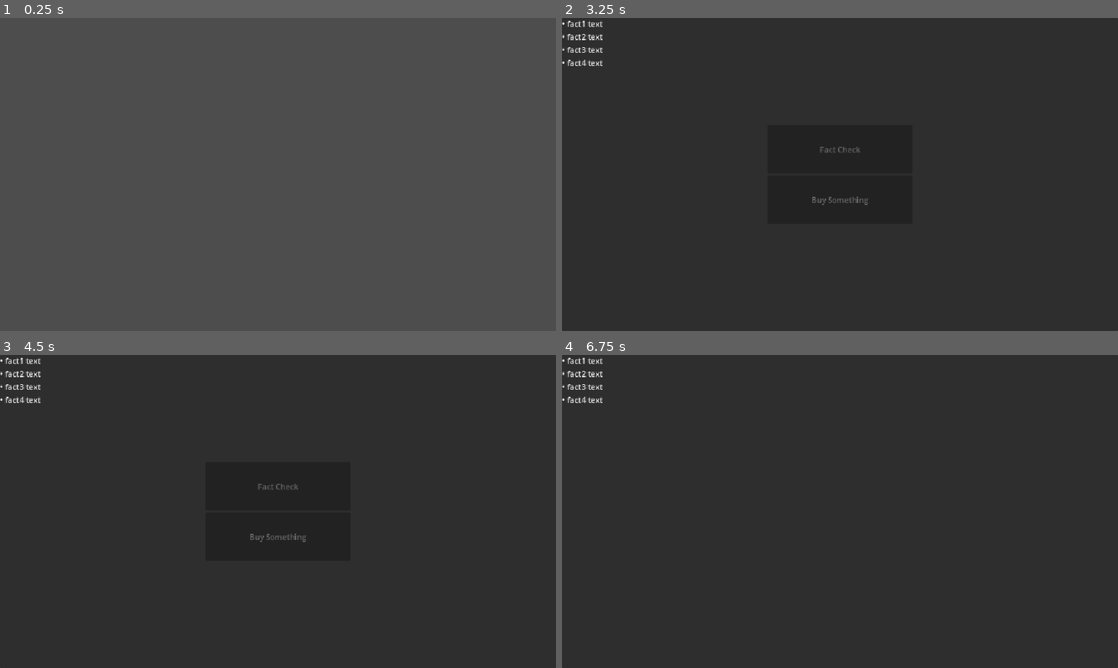
Above: before the commit, frames 1-4 (two rows, left to right).
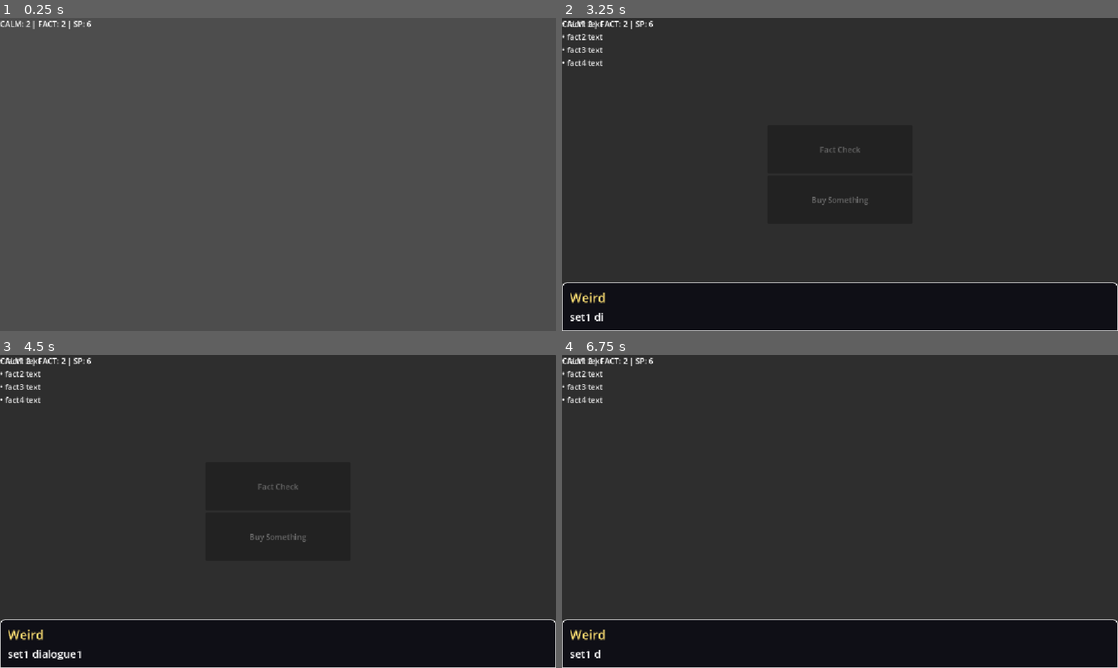
Above: after the commit, the same moments.

Repository: Blulow/octavuss_office
Game: Godot game, scene res://scenes/game.tscn
Same seed, same stepped clock (60 frames per second), same inputs: the game is played once before the commit and once after it. This scene is started directly instead of the project's main scene.
Inputs (mouse positions are in pixels of both pictures, inside the frame that each line leads up to):
- Up to frame 1 (0.25 s): no input
- Up to frame 2 (3.25 s): tap Enter (ui_accept) at 0.5, 0.77, 1.25 s; move the mouse to (962, 158) at 0.52 s; hold E (interact) 0.53-1.25 s; click (962, 158) at 0.67 s; drag from (728, 190) to (812, 237) at 1.27 s; click "Fact Check" at 2 s; click "Buy Something" at 2.75 s
- Up to frame 3 (4.5 s): click "Fact Check" at 3.5 s; click "Buy Something" at 4.25 s
- Up to frame 4 (6.75 s): click "Fact Check" at 5 s; click "Buy Something" at 5.75 s; tap Enter (ui_accept) at 6.5 s; move the mouse to (895, 442) at 6.52 s; hold E (interact) from 6.53 s (still down); click (895, 442) at 6.67 s

The runs differ from the first frame. In frame 1, 0.2% of the frame differs, in the area x 0-17%, y 0-4%; in frame 2, 15%; in frame 3, 15%; in frame 4, 15%, in the area x 0-100%, y 0-100%.
Error after the commit: Out of bounds get index '0' (on base: 'Array') (res://scripts/dialogue_scene.gd:53)

Commit message:
add: session manager session loading

Diff:
--- a/scenes/dialogue_box.tscn
+++ b/scenes/dialogue_box.tscn
@@ -1,6 +1,6 @@
-[gd_scene load_steps=3 format=3]
+[gd_scene format=3 uid="uid://cb5ue2xennvxk"]
 
-[ext_resource type="Script" path="res://scripts/dialogue_box.gd" id="1_box"]
+[ext_resource type="Script" uid="uid://b5fsm7c3w2h8t" path="res://scripts/dialogue_box.gd" id="1_box"]
 
 [sub_resource type="StyleBoxFlat" id="StyleBoxFlat_box"]
 content_margin_left = 16.0
@@ -15,25 +15,27 @@
 border_color = Color(1, 1, 1, 0.85)
 corner_radius_top_left = 10
 corner_radius_top_right = 10
-corner_radius_bottom_right = 0
-corner_radius_bottom_left = 0
 
-[node name="DialogueBox" type="PanelContainer"]
+[node name="DialogueBox" type="PanelContainer" unique_id=1127138211 node_paths=PackedStringArray("speaker_label", "text_label")]
 process_mode = 3
 visible = false
 theme_override_styles/panel = SubResource("StyleBoxFlat_box")
 script = ExtResource("1_box")
+speaker_label = NodePath("VBox/SpeakerLabel")
+text_label = NodePath("VBox/TextLabel")
 
-[node name="VBox" type="VBoxContainer" parent="."]
+[node name="VBox" type="VBoxContainer" parent="." unique_id=590805042]
+layout_mode = 2
 theme_override_constants/separation = 6
 
-[node name="SpeakerLabel" type="Label" parent="VBox"]
+[node name="SpeakerLabel" type="Label" parent="VBox" unique_id=397560952]
+layout_mode = 2
 theme_override_colors/font_color = Color(1, 0.88, 0.45, 1)
 theme_override_font_sizes/font_size = 26
 
-[node name="TextLabel" type="RichTextLabel" parent="VBox"]
+[node name="TextLabel" type="RichTextLabel" parent="VBox" unique_id=1125660645]
+layout_mode = 2
 theme_override_font_sizes/normal_font_size = 22
 bbcode_enabled = true
 fit_content = true
 scroll_active = false
-autowrap_mode = 3
--- a/scenes/dialogue_scene_facts.tscn
+++ b/scenes/dialogue_scene_facts.tscn
@@ -21,17 +21,21 @@
 corner_radius_bottom_right = 8
 corner_radius_bottom_left = 8
 
-[node name="DialogueSceneFacts" type="CanvasLayer" unique_id=1331931773]
+[node name="DialogueSceneFacts" type="CanvasLayer" unique_id=1331931773 node_paths=PackedStringArray("facts_box", "box", "choice_box")]
 layer = 10
 script = ExtResource("1_scene")
+facts_box = NodePath("FactsBox")
+box = NodePath("DialogueBox")
+choice_box = NodePath("ChoiceBox")
 
 [node name="DialogueBox" parent="." unique_id=1938035501 instance=ExtResource("2_box")]
 
-[node name="ChoiceBox" parent="." unique_id=1136377435 instance=ExtResource("3_choice")]
+[node name="ChoiceBox" parent="." unique_id=1136377435 node_paths=PackedStringArray("facts_box") instance=ExtResource("3_choice")]
 width = 620.0
 center_offset_x = 210.0
+facts_box = NodePath("../FactsBox")
 
-[node name="FactsBox" type="PanelContainer" parent="." unique_id=816443708 node_paths=PackedStringArray("choice_box")]
+[node name="FactsBox" type="PanelContainer" parent="." unique_id=816443708 node_paths=PackedStringArray("choice_box", "list")]
 offset_left = 24.0
 offset_top = 150.0
 offset_right = 344.0
@@ -39,6 +43,7 @@
 theme_override_styles/panel = SubResource("StyleBoxFlat_facts")
 script = ExtResource("4_facts")
 choice_box = NodePath("../ChoiceBox")
+list = NodePath("VBox/List")
 
 [node name="VBox" type="VBoxContainer" parent="FactsBox" unique_id=491491694]
 layout_mode = 2
--- a/scenes/game.tscn
+++ b/scenes/game.tscn
@@ -1,8 +1,11 @@
 [gd_scene format=3 uid="uid://db0cmrkkmfc16"]
 
-[ext_resource type="Script" uid="uid://cgwu70wtbliy8" path="res://scripts/UI/choice_ui.gd" id="1_uwrxv"]
-[ext_resource type="PackedScene" uid="uid://bg8drs1qutpj4" path="res://scenes/choice_ui.tscn" id="2_yqjtg"]
-[ext_resource type="Script" uid="uid://bdk0rss6jqxih" path="res://scripts/UI/facts_ui_builder.gd" id="3_lnu2h"]
+[ext_resource type="Script" uid="uid://cgwu70wtbliy8" path="res://scripts/ui/choice_ui.gd" id="1_uwrxv"]
+[ext_resource type="PackedScene" uid="uid://bg8drs1qutpj4" path="res://scenes/choice_UI.tscn" id="2_yqjtg"]
+[ext_resource type="Script" uid="uid://bdk0rss6jqxih" path="res://scripts/ui/facts_ui_builder.gd" id="3_lnu2h"]
+[ext_resource type="Script" uid="uid://dl58dnjwb7fam" path="res://scripts/session_manager.gd" id="4_p57ef"]
+[ext_resource type="PackedScene" uid="uid://bq03og81goeda" path="res://scenes/dialogue_scene_facts.tscn" id="5_p57ef"]
+[ext_resource type="JSON" path="res://assets/dialog/session1.json" id="5_u5sy4"]
 
 [node name="Game" type="Node3D" unique_id=679770426]
 
@@ -38,4 +41,17 @@
 facts_canvas = NodePath("../FactsCanvas")
 facts_button = NodePath("../ChoiceCanvas/ChoiceUi/CenterContainer/VBoxContainer/FactCheck")
 
+[node name="SessionManager" type="Control" parent="." unique_id=1515956607 node_paths=PackedStringArray("dialogue_scene")]
+layout_mode = 3
+anchors_preset = 15
+anchor_right = 1.0
+anchor_bottom = 1.0
+grow_horizontal = 2
+grow_vertical = 2
+script = ExtResource("4_p57ef")
+dialogue_scene = NodePath("../DialogueSceneFacts")
+sessions_files = Array[JSON]([ExtResource("5_u5sy4")])
+
+[node name="DialogueSceneFacts" parent="." unique_id=1331931773 instance=ExtResource("5_p57ef")]
+
 [editable path="ChoiceCanvas/ChoiceUi"]
--- a/scripts/choice_box.gd
+++ b/scripts/choice_box.gd
@@ -10,6 +10,8 @@
 
 @export var width := 900.0
 @export var center_offset_x := 0.0
+
+@export var facts_box: Control
 
 @onready var list: VBoxContainer = $VBox
 
@@ -25,6 +27,7 @@
 	mouse_filter = Control.MOUSE_FILTER_STOP
 	list.mouse_filter = Control.MOUSE_FILTER_IGNORE
 	hide()
+	if facts_box: facts_box.hide()
 
 
 func show_choices(options: Array, above_y: float) -> void:
@@ -38,6 +41,7 @@
 	for i in options.size():
 		_add_button(options[i], i)
 	show()
+	if facts_box: facts_box.show()
 	_fit_and_place(above_y)
 
 func refresh_choices() -> void:
@@ -123,6 +127,7 @@
 
 func _on_button_pressed(index: int) -> void:
 	hide()
+	if facts_box: facts_box.hide()
 	chosen.emit(index)
 
 func _on_button_fact_dropped(choices: Array, fact_id: String, index: int) -> void:
--- a/scripts/dialogue_box.gd
+++ b/scripts/dialogue_box.gd
@@ -11,8 +11,8 @@
 const PopFxScript := preload("res://scripts/fx/pop_effect.gd")
 const GlitchFxScript := preload("res://scripts/fx/glitch_effect.gd")
 
-@onready var speaker_label: Label = $VBox/SpeakerLabel
-@onready var text_label: RichTextLabel = $VBox/TextLabel
+@export var speaker_label: Label
+@export var text_label: RichTextLabel
 
 var is_typing: bool = false
 
@@ -45,7 +45,6 @@
 	_pop_fx.shared = _fx_state
 	text_label.install_effect(_pop_fx)
 	text_label.install_effect(_glitch_fx)
-	hide()
 
 
 func show_line(line: Dictionary, vars: Dictionary = {}) -> void:
--- a/scripts/dialogue_scene.gd
+++ b/scripts/dialogue_scene.gd
@@ -1,11 +1,14 @@
 extends CanvasLayer
+class_name DialogueScene
 
 signal finished
 
-const DIALOG_PATH := "res://assets/dialog/session1.json"
+#const DIALOG_PATH := "res://assets/dialog/session1.json"
 
-@onready var box: DialogueBox = $DialogueBox
-@onready var choice_box: ChoiceBox = $ChoiceBox
+#@onready var box: DialogueBox = $DialogueBox
+#@onready var choice_box: ChoiceBox = $ChoiceBox
+@export var box: DialogueBox
+@export var choice_box: ChoiceBox
 
 var _data: Dictionary = {}
 var _sets: Array = []
@@ -16,20 +19,19 @@
 var _choosing := false
 var _choices: Array = []
 
-
-func _ready() -> void:
-	_load_dialog()
+func start_session(path: String):
+	_load_dialog(path)
 	choice_box.chosen.connect(_on_choice_chosen)
 	_advance()
 
 
-func _load_dialog() -> void:
-	if not FileAccess.file_exists(DIALOG_PATH):
-		push_error("dialogue_scene: missing dialogue file: " + DIALOG_PATH)
+func _load_dialog(path: String) -> void:
+	if not FileAccess.file_exists(path):
+		push_error("dialogue_scene: missing dialogue file: " + path)
 		return
-	var data: Variant = JSON.parse_string(FileAccess.get_file_as_string(DIALOG_PATH))
+	var data: Variant = JSON.parse_string(FileAccess.get_file_as_string(path))
 	if typeof(data) != TYPE_DICTIONARY:
-		push_error("dialogue_scene: dialogue JSON is not an object: " + DIALOG_PATH)
+		push_error("dialogue_scene: dialogue JSON is not an object: " + path)
 		return
 	_data = data
 	_sets = data.get("sets", [])
--- a/scripts/dialogue_scene_facts.gd
+++ b/scripts/dialogue_scene_facts.gd
@@ -1,13 +1,14 @@
-extends "res://scripts/dialogue_scene.gd"
+extends DialogueScene
 
-@onready var facts_box: FactsBox = $FactsBox
+#@onready var facts_box: FactsBox = $FactsBox
+@export var facts_box: FactsBox
 
 var _facts: Array = []
 var _unlocked: Dictionary = {}
 var _current_options: Array = []
 
-func _ready() -> void:
-	super()
+func start_session(path: String) -> void:
+	super.start_session(path)
 	#choice_box.fact_dropped.connect(_on_fact_dropped)
 	facts_box.drag_started.connect(_on_fact_drag_started)
 	facts_box.drag_ended.connect(_on_fact_drag_ended)
@@ -15,8 +16,8 @@
 		facts_box.show_facts(_facts, [])
 
 
-func _load_dialog() -> void:
-	super._load_dialog()
+func _load_dialog(path: String) -> void:
+	super._load_dialog(path)
 	_facts = PlayerData.facts_collected
 	#_facts = _data.get("facts", [])
 
--- a/scripts/facts_box.gd
+++ b/scripts/facts_box.gd
@@ -8,7 +8,7 @@
 const FactItemScript := preload("res://scripts/fact_item.gd")
 
 @export var choice_box: ChoiceBox
-@onready var list: VBoxContainer = $VBox/List
+@export var list: VBoxContainer
 
 var _dragging := false
 
--- /dev/null
+++ b/scripts/session_manager.gd
@@ -0,0 +1,13 @@
+extends Control
+class_name SessionManager
+
+@export var dialogue_scene: DialogueScene
+
+@export var sessions_files: Array[JSON]
+
+func _ready():
+	await get_tree().create_timer(3.0).timeout
+	load_session(sessions_files[0])
+
+func load_session(session_file: JSON) -> void:
+	dialogue_scene.start_session(session_file.resource_path)
Not shown: 1 places in scenes/dialogue_scene_facts.tscn that only renumber resources
Not shown, added: scripts/session_manager.gd.uid
